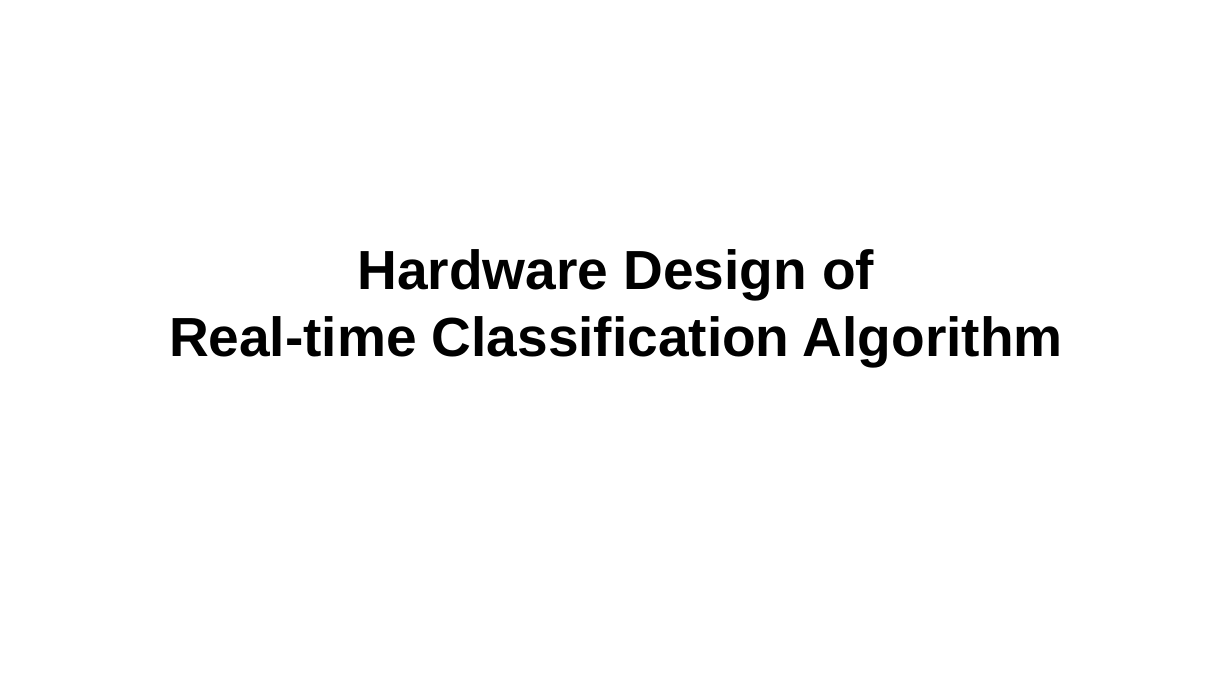
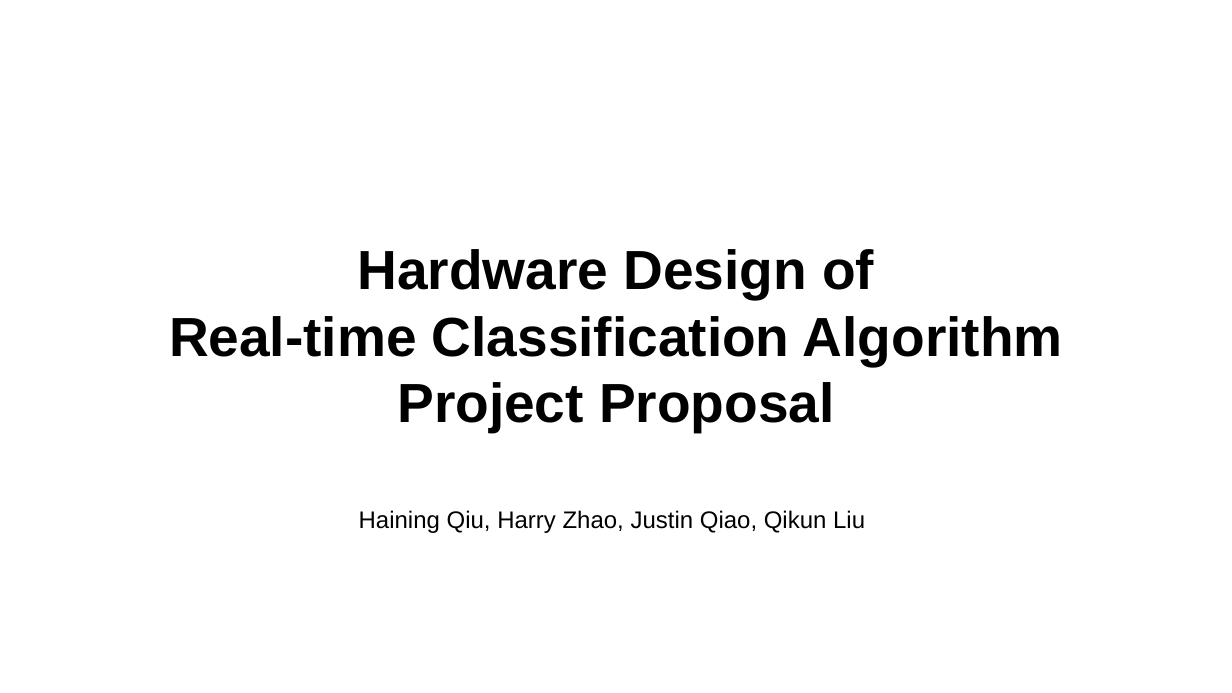
Before and after one commit to ShichenQiao/ECE554_SP23_FPGA_Handwriting_Recognition, a slide deck: slide 1 of Project/Specifications/block diagram.pptx. Drawn at 1232x693 pixels with LibreOffice and Linux fonts; fonts in the diff are those of the drawing. Boxes give left, top, right and bottom in pixels: in the first picture for what was removed or moved away, otherwise in the second. Text is boxed around its words. In the diff, an @@ line names an element or a change of style, - is before the commit and + after.

```diff
--- a/Project/Specifications/block diagram.pptx
+++ b/Project/Specifications/block diagram.pptx
@@ title at bbox=[397, 382, 834, 431]: paragraph added @@
+Project Proposal
@@ text added at bbox=[359, 510, 865, 533], 14 pt, text #000000 @@
+Haining Qiu, Harry Zhao, Justin Qiao, Qikun Liu
```
Also in this commit, not shown: 9 other slides changed, 4 slides added, 5 other files.
